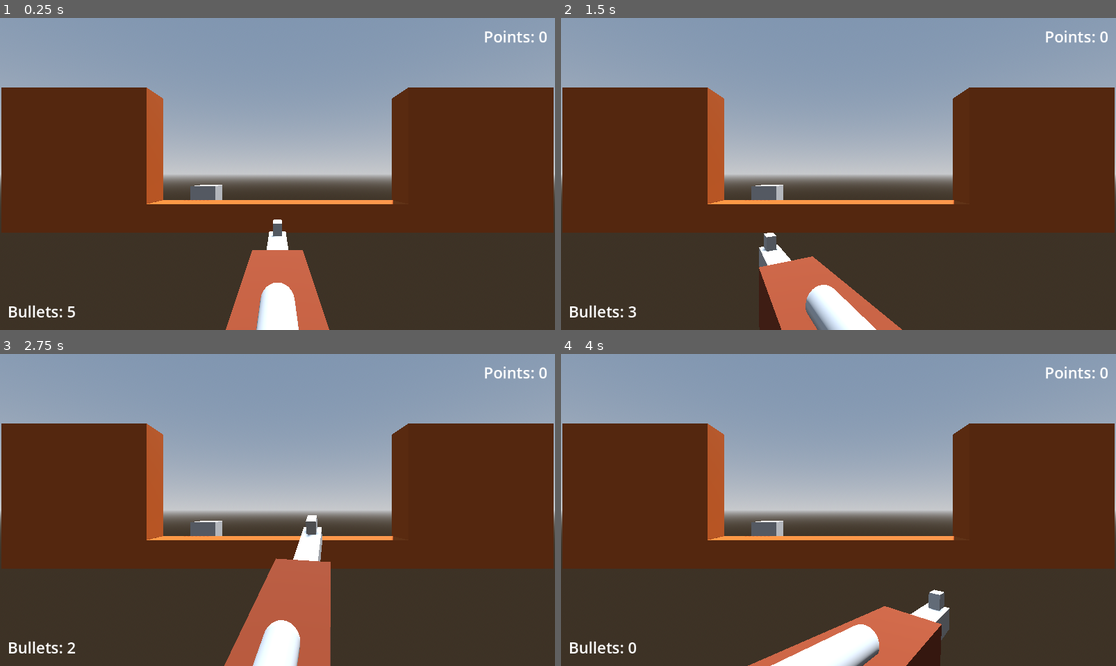
Above: before the commit, frames 1-4 (two rows, left to right).
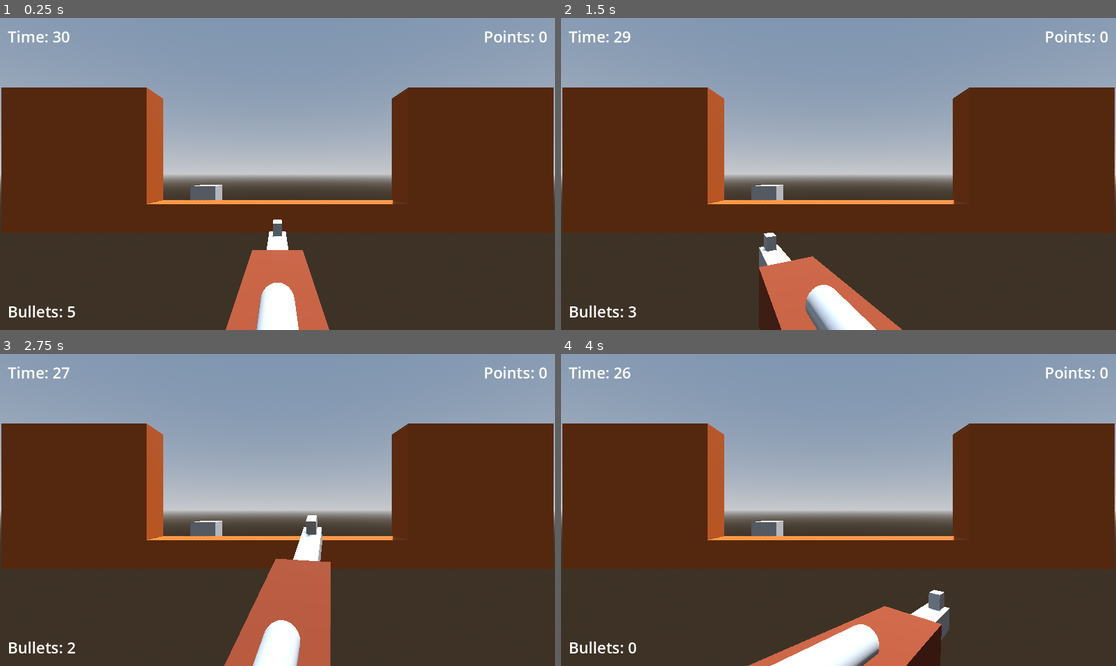
Above: after the commit, the same moments.

Repository: szczyprian/ShotingFieldGameProject
Game: Godot game, scene res://BaseLevel.tscn
Two runs of this game, one before a commit and one after it. Both use one fixed random seed, a clock stepped at 60 frames per second and the inputs below.
Inputs (mouse positions are in pixels of both pictures, inside the frame that each line leads up to):
- Up to frame 1 (0.25 s): no input
- Up to frame 2 (1.5 s): tap Enter at 0.5 s; move the mouse to (960, 158) at 0.52 s; click (960, 158) at 0.6 s; tap Space at 1.25 s; move the mouse to (727, 189) at 1.27 s; click (727, 189) at 1.35 s
- Up to frame 3 (2.75 s): tap Enter at 2 s; move the mouse to (333, 441) at 2.02 s; click (333, 441) at 2.1 s
- Up to frame 4 (4 s): move the mouse to (810, 572) at 2.77 s; click (810, 572) at 2.85 s; tap Space at 3.5 s; move the mouse to (1005, 556) at 3.52 s; click (1005, 556) at 3.6 s

The runs differ from the first frame. In frame 1, 0.2% of the frame differs, in the area x 1-13%, y 4-9%; in frame 2, 0.2%; in frame 3, 0.2%; in frame 4, 0.2%.

Commit message:
Added level time and level time display

Diff:
--- a/RayCamera.gd
+++ b/RayCamera.gd
@@ -1,6 +1,8 @@
 extends Camera3D
 
 @export var max_bullets:int = 3
+@export var game_time:float = 30.0
+
 var points:int:
 	set(points_in):
 		points= points_in
@@ -11,9 +13,18 @@
 		bullets = bullets_in
 		label.text = "Bullets: " + str(bullets)
 
+var time:float:
+	set(time_in):
+		time = time_in
+		if time >=0.0:
+			time_label.text = "Time: " + str(round(time))
+		else:
+			time_label.text = "Level Ended"
+
 @onready var ray_cast_3d: RayCast3D = $RayCast3D
 @onready var label: Label = $MarginContainer/Label
 @onready var points_label: Label = $MarginContainer/PointsLabel
+@onready var time_label: Label = $MarginContainer/TimeLabel
 
 
 
@@ -22,9 +33,11 @@
 	Input.set_default_cursor_shape(Input.CURSOR_CROSS)
 	bullets = max_bullets
 	points =0;
+	time= game_time
 
 
 func _process(delta: float) -> void:
+	time -= delta
 	var mouse_positon:Vector2 = get_viewport().get_mouse_position()
 	ray_cast_3d.target_position = project_local_ray_normal(mouse_positon) * 100.0
 	ray_cast_3d.force_raycast_update()
--- a/RayCamera.tscn
+++ b/RayCamera.tscn
@@ -7,6 +7,9 @@
 font_size = 32
 
 [sub_resource type="LabelSettings" id="LabelSettings_liqvd"]
+font_size = 32
+
+[sub_resource type="LabelSettings" id="LabelSettings_ed0y2"]
 font_size = 32
 
 [node name="RayCastCamera" type="Camera3D"]
@@ -42,6 +45,13 @@
 text = "Points"
 label_settings = SubResource("LabelSettings_liqvd")
 
+[node name="TimeLabel" type="Label" parent="MarginContainer"]
+layout_mode = 2
+size_flags_horizontal = 0
+size_flags_vertical = 0
+text = "TimeLabel"
+label_settings = SubResource("LabelSettings_ed0y2")
+
 [node name="Weapon" parent="." node_paths=PackedStringArray("raycast") instance=ExtResource("2_p3se4")]
 transform = Transform3D(1, 0, 0, 0, 1, 0, 0, 0, 1, 0, -1, -1)
 raycast = NodePath("../RayCast3D")
--- a/TargetSpawner.gd
+++ b/TargetSpawner.gd
@@ -4,14 +4,24 @@
 @export var target_speed:float = 3.0
 @export var target_direction:Vector3 = Vector3.RIGHT
 @export var delete_delay:float = 2.5
+@export var spawning_time:float = 30.0
+
+@onready var timer: Timer = $Timer
+
+
+
 # Called when the node enters the scene tree for the first time.
 func _ready() -> void:
-	pass # Replace with function body.
+	var tween = create_tween()
+	tween.tween_interval(spawning_time)
+	tween.tween_callback(timer.stop)
 
 
 # Called every frame. 'delta' is the elapsed time since the previous frame.
 func _process(delta: float) -> void:
-	pass
+	if spawning_time >=0.0:
+		spawning_time-=delta
+		print(spawning_time)
 
 func spawn_targert() ->void:
 	var new_target = target.instantiate()
Not shown: 1 places in RayCamera.tscn that only renumber resources
